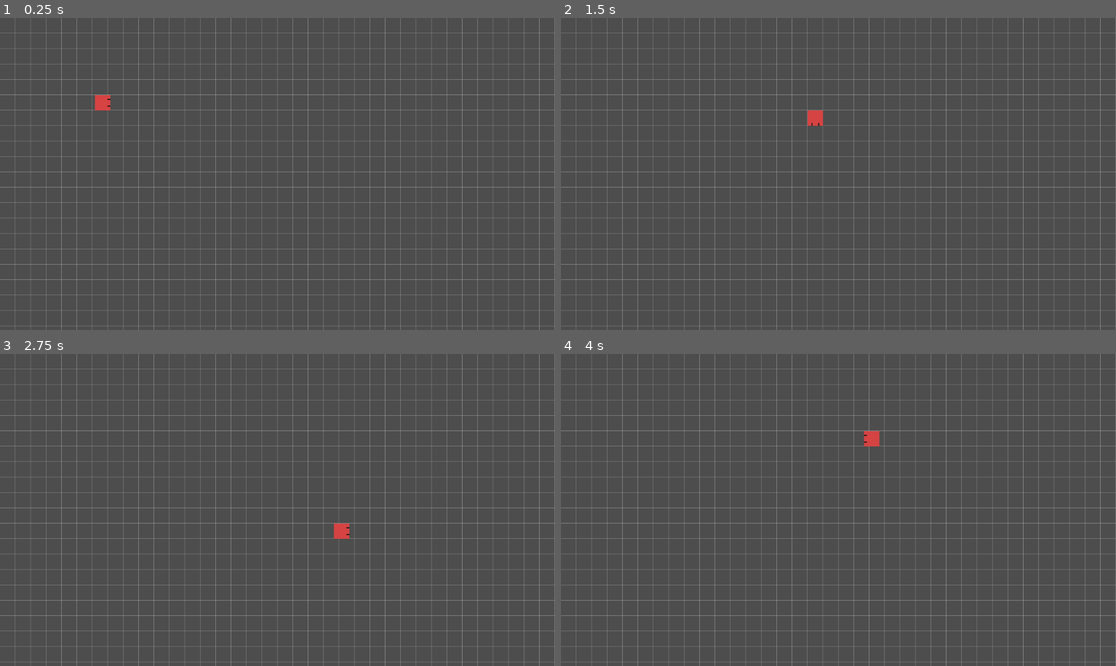
Above: before the commit, frames 1-4 (two rows, left to right).
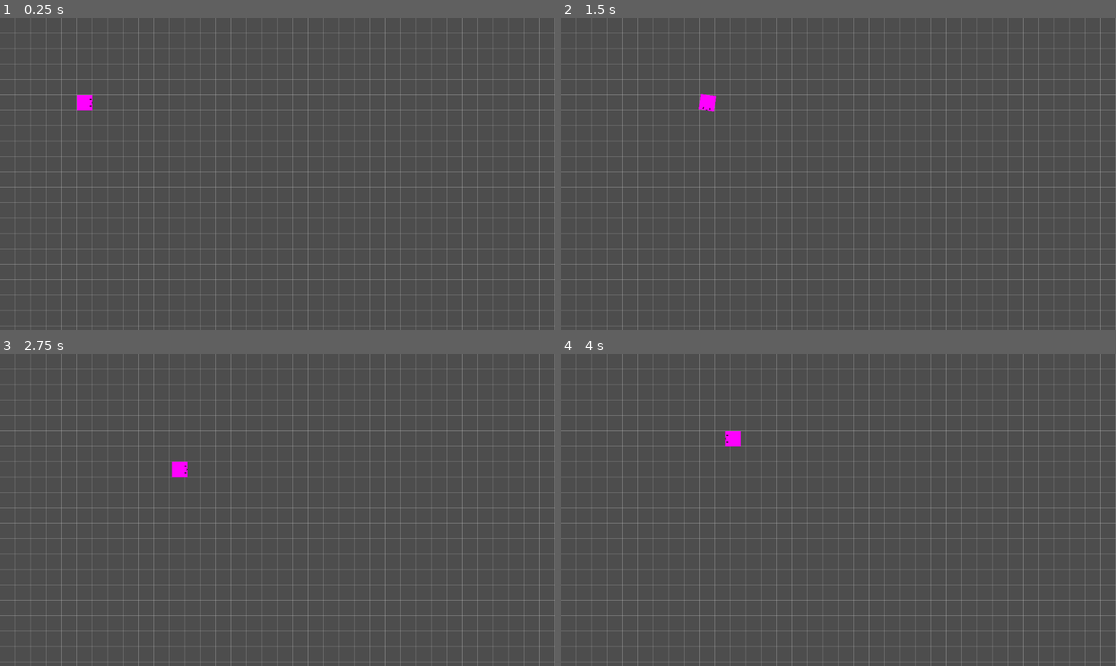
Above: after the commit, the same moments.

Repository: Morogox/Snakes2
Game: Godot game, scene res://Scenes/main.tscn
The game is run twice, just before and just after one commit, with the same random seed, the same clock (stepped at 60 frames per second) and the same inputs.
Inputs:
- Up to frame 1 (0.25 s): no input
- Up to frame 2 (1.5 s): hold D (ui_right) 0.53-1.28 s; hold S (ui_down) from 1.28 s (still down)
- Up to frame 3 (2.75 s): release S (ui_down) at 2.03 s; hold D (ui_right) from 2.03 s (still down)
- Up to frame 4 (4 s): release D (ui_right) at 2.78 s; hold W (ui_up) 2.78-3.53 s; hold A (ui_left) from 3.53 s (still down)

The runs differ from the first frame. In frame 1, 0.3% of the frame differs, in the area x 13-20%, y 24-30%; in frame 2, 0.3%; in frame 3, 0.3%, in the area x 30-63%, y 34-60%; in frame 4, 0.3%.

Commit message:
v1.2.0.0 | Snake head fancy-ish rotation
Gets the snake head to rotate in a way that is visual but should not affect gameplay (I think the 2D collider might go outside the grid like the snake head visually does). Hopefully this commit thing works.

Diff:
--- a/Scenes/snake_head.tscn
+++ b/Scenes/snake_head.tscn
@@ -1,16 +1,32 @@
-[gd_scene load_steps=4 format=3 uid="uid://cf6rq26mmu03p"]
+[gd_scene load_steps=6 format=3 uid="uid://cf6rq26mmu03p"]
 
-[ext_resource type="Texture2D" uid="uid://bqxgkfkr6qevn" path="res://Sprites/sSnakeHead.png" id="1_0ta55"]
 [ext_resource type="Script" uid="uid://b7inuxlclywv4" path="res://Scripts/snake_head.gd" id="1_bbogs"]
+[ext_resource type="Texture2D" uid="uid://biev0yxbm6dwv" path="res://Sprites/sSnakePlaceholder.png" id="2_bbogs"]
 
 [sub_resource type="RectangleShape2D" id="RectangleShape2D_bbogs"]
 size = Vector2(32, 32)
 
+[sub_resource type="AtlasTexture" id="AtlasTexture_2n2nm"]
+atlas = ExtResource("2_bbogs")
+region = Rect2(64, 0, 32, 32)
+
+[sub_resource type="SpriteFrames" id="SpriteFrames_ycb1j"]
+animations = [{
+"frames": [{
+"duration": 1.0,
+"texture": SubResource("AtlasTexture_2n2nm")
+}],
+"loop": true,
+"name": &"Normal",
+"speed": 5.0
+}]
+
 [node name="SnakeHead" type="Area2D"]
 script = ExtResource("1_bbogs")
 
-[node name="sSnakeHead" type="Sprite2D" parent="."]
-texture = ExtResource("1_0ta55")
-
 [node name="CollisionShape2D" type="CollisionShape2D" parent="."]
 shape = SubResource("RectangleShape2D_bbogs")
+
+[node name="AnimatedSprite2D" type="AnimatedSprite2D" parent="."]
+sprite_frames = SubResource("SpriteFrames_ycb1j")
+animation = &"Normal"
--- a/Scripts/snake_head.gd
+++ b/Scripts/snake_head.gd
@@ -1,12 +1,19 @@
 extends Area2D
 var input_vector = Vector2.ZERO
 const GRID_SIZE = 32
-@export var move_delay = 0.1  # seconds per move, this is also speed; higher = slower
+@export var move_delay = 0.3  # seconds per move, this is also speed; higher = slower
 
 var snake_pos = Vector2(5, 5)   # grid coordinates
 var direction = Vector2.RIGHT
 var prev_pixel_pos = Vector2.ZERO
 var target_pixel_pos = Vector2.ZERO
+
+@onready var sprite = $AnimatedSprite2D # for when we add animations
+var rotation_time # when a direction is pressed, how much time until moving that direction
+var is_rotating = "no" # makes it so key variables are only set once per turn
+var rotate_direction = Vector2.RIGHT # remembers which direction it should turn
+var queued = Vector2.RIGHT # tells "rotate_direction" what to remember when needed
+var what_is_delta # used to remove time from the rotation time to get exactly how many partial rotations are needed
 
 var move_timer = 0.0
 var cell_offset = Vector2(GRID_SIZE, GRID_SIZE) * 0.5
@@ -20,34 +27,29 @@
 	position = target_pixel_pos
 
 func _process(delta):
+	# Input
 	move_timer += delta
-
-	# Input
+	what_is_delta = delta # Allows for the removal of time... later
 	if Input.is_action_just_pressed("ui_right") and direction != Vector2.LEFT:
 		_queue_direction(Vector2.RIGHT)
+		queued = Vector2.RIGHT # gets "rotate_direction" in "_rotate_snake" ready to remember this direction
 	elif Input.is_action_just_pressed("ui_left") and direction != Vector2.RIGHT:
 		_queue_direction(Vector2.LEFT)
+		queued = Vector2.LEFT
 	elif Input.is_action_just_pressed("ui_up") and direction != Vector2.DOWN:
 		_queue_direction(Vector2.UP)
+		queued = Vector2.UP
 	elif Input.is_action_just_pressed("ui_down") and direction != Vector2.UP:
 		_queue_direction(Vector2.DOWN)
+		queued = Vector2.DOWN
 	#print(input_queue)
+	_rotate_snake()
 	# Move snake logic every move_delay
 	if move_timer >= move_delay:
 		move_timer = 0.0
 		_move_snake()
 
-	# Rotate head to face direction
-	if direction == Vector2.RIGHT:
-		rotation = 0
-	elif direction == Vector2.LEFT:
-		rotation = PI
-	elif direction == Vector2.UP:
-		rotation = -PI / 2
-	elif direction == Vector2.DOWN:
-		rotation = PI / 2
-
-	# Smoothly interpolate position according to how much time (t) has passed since last move
+	# Smoothly interpolate position
 	var t = move_timer / move_delay
 	position = prev_pixel_pos.lerp(target_pixel_pos, t)
 
@@ -55,7 +57,7 @@
 func _queue_direction(new_dir):
 	 # Only queue if it doesn’t reverse current direction or last queued
 	var last_dir = input_queue[-1] if input_queue.size() > 0 else direction
-	# Add inpiut to queue if its not reversing direction, the same diection, or exeedig input queue size
+	# Add input to queue if its not reversing direction, the same diection, or exeedig input queue size
 	if new_dir != -last_dir and new_dir != last_dir and input_queue.size() < MAX_QUEUE_SIZE:
 		input_queue.append(new_dir)
 
@@ -66,3 +68,43 @@
 		direction = input_queue.pop_front()
 	snake_pos += direction
 	target_pixel_pos = snake_pos * GRID_SIZE + cell_offset
+
+func _rotate_snake():
+	if is_rotating == "no" and queued != direction: # Only happens ONCE if a new direction is queued, despite the function being called every frame
+		rotation_time = (move_delay - move_timer)/what_is_delta # Equation for finding how many tiny turns must be done
+		is_rotating = "yes" # makes this block not happen again, storing these variables
+		rotate_direction = queued # this also gets stored
+	# Rotate head to face direction
+	if is_rotating == "yes" and rotation_time > 5: # Only need to rotate if rotating, the > part is for not making a super duper fast turn, >5 means no fancy rotation if only 5 tiny turns
+		if rotate_direction == Vector2.RIGHT: # If we want to go right...
+			if direction == Vector2.DOWN: # ...but we're moving down...
+					rotation -= (PI / 2)/rotation_time # ...Turn Counterclockwise
+			if direction == Vector2.UP: # ...but we're moving up...
+					rotation += (PI / 2)/rotation_time #Clockwise
+		elif rotate_direction == Vector2.LEFT: # If we want to go left...
+			if direction == Vector2.DOWN: # ...but we're moving down...
+					rotation += (PI / 2)/rotation_time
+			if direction == Vector2.UP: # ...but we're moving up... [[you get the pattern]]
+					rotation -= (PI / 2)/rotation_time
+		elif rotate_direction == Vector2.UP:
+			if direction == Vector2.LEFT:
+					rotation += (PI / 2)/rotation_time
+			if direction == Vector2.RIGHT:
+					rotation -= (PI / 2)/rotation_time
+		elif rotate_direction == Vector2.DOWN:
+			if direction == Vector2.LEFT:
+					rotation -= (PI / 2)/rotation_time
+			if direction == Vector2.RIGHT:
+					rotation += (PI / 2)/rotation_time
+	if move_timer < 2 * what_is_delta: # When the move timer resets, no more fancy rotating    It needs to be about 0 but I don't think it reaches exactly 0
+		# This whole chunk down here corrects any wrongness from the pre-rotating
+		# Essentially it's your normal rotation
+		is_rotating = "no" # We're not doing shenanigans anymore so we're not rotating
+		if direction == Vector2.RIGHT:
+			rotation = 0 # Rotation is in Radians I think
+		elif direction == Vector2.LEFT:
+			rotation = PI
+		elif direction == Vector2.UP:
+			rotation = -PI / 2
+		elif direction == Vector2.DOWN:
+			rotation = PI / 2
Binary file added: Sprites/sSnakePlaceholder.png
Not shown, added: Sprites/sSnakePlaceholder.png.import
